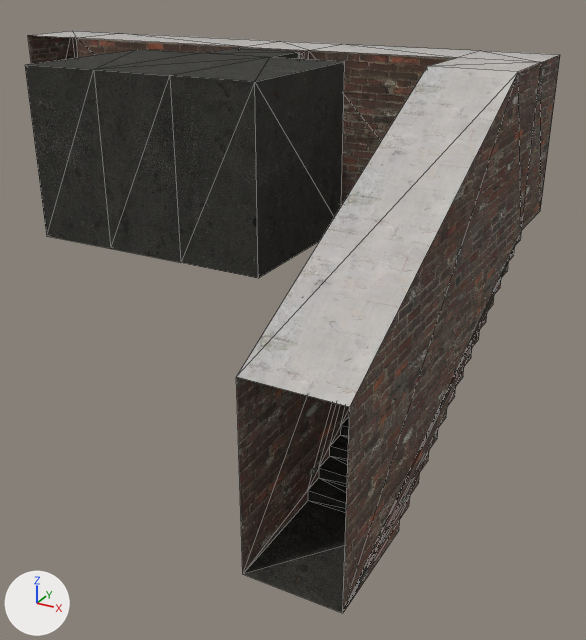
Renders of the glTF model assets/map/rooms/map1.gltf from each side of a commit.
The view is the same before and after, from a camera (50 mm lens) standing at (10.19, -10.86, 1.04) and looking at (5.66, -2.63, -3.08). Lighting does not change. The marker at lower left points along +X, +Y and +Z. Mesh edges are drawn as thin lines. Where no turn or scale is listed for an object, it has been applied to the vertices. Vertices at the same position are counted once.

Names of what the first picture shows: 'map1'.
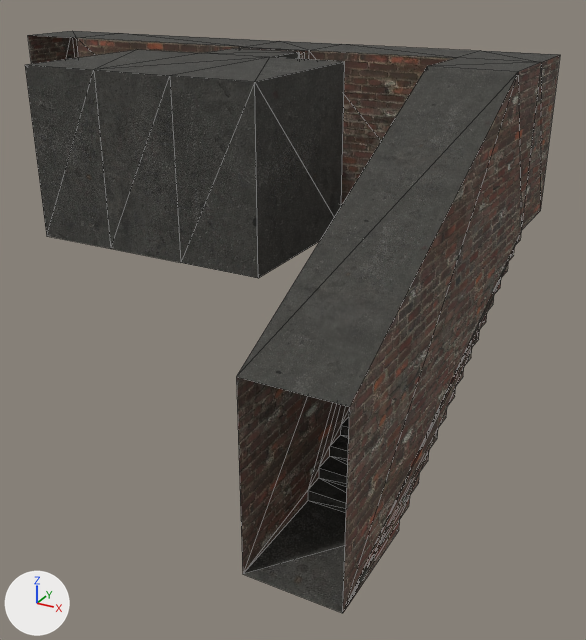
Pixel boxes [x1, y1, x2, y2] of what changed, in the pictures (586 x 640 px):
```json
{"part": 1, "of": "me_map1", "change": "recoloured", "before": [33, 31, 558, 407], "after": [33, 31, 558, 407]}
```

The change, as JSON lines over the scene's bpy script:
```json
{"block": "me_map1", "where": "me_map1.from_pydata(...)  # 124 vertices, 240 faces; spans x 0.0..8.0, y -6.0..0.0, z -4.0..0.0"}
{"block": "me_map1", "where": "# used by ob_map1; location = (0.0, 0.0, 0.0)"}
{"block": "me_map1", "change": "me_map1 part 1: 16 faces spanning x 0.0..8.0, y -6.0..0.0, z -2.0..0.0 switch from mat_celing (picture img_white_jpg) to mat_floor (picture img_concretefloor_jpg)"}
```
